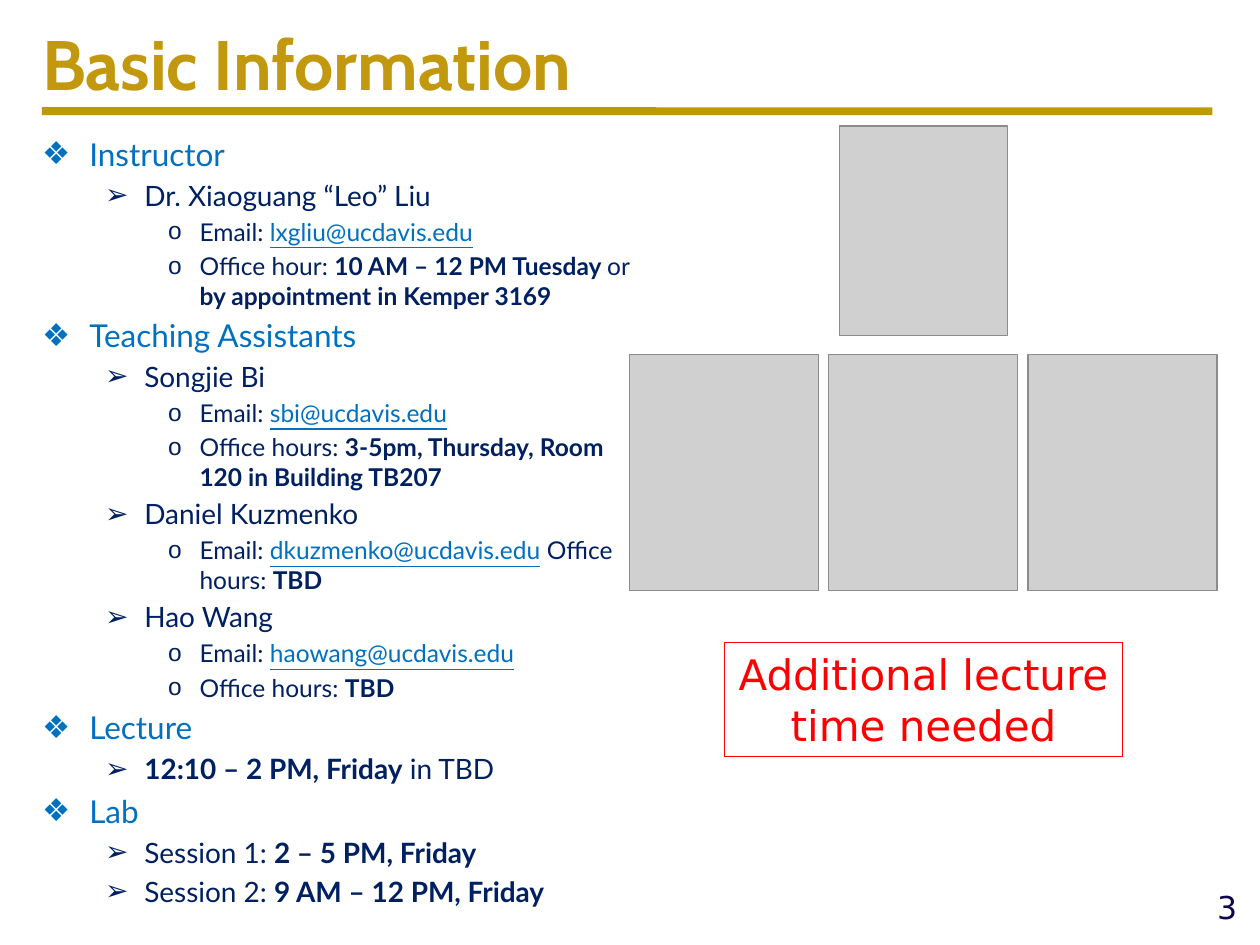
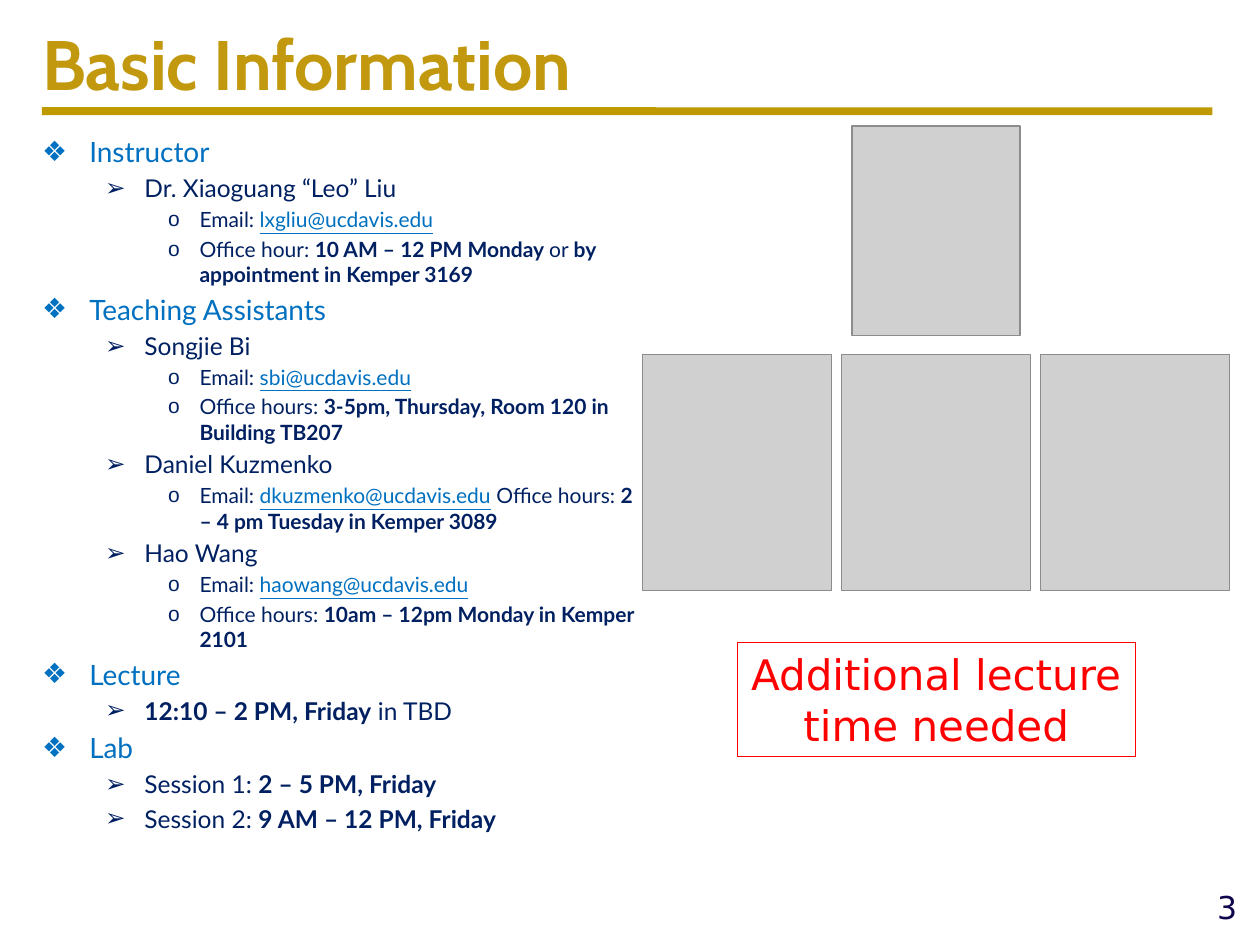
Before and after one commit to ucdart/UCD-EEC134, a slide deck: slide 3 of lectures/lec0/Lec0-CourseMechanisms.pptx. Drawn at 1260x945 pixels with LibreOffice and Linux fonts; fonts in the diff are those of the drawing; grey boxes stand for pictures; background and template pictures are left out. Boxes give left, top, right and bottom in pixels: in the first picture for what was removed or moved away, otherwise in the second. Text is boxed around its words. In the diff, an @@ line names an element or a change of style, - is before the commit and + after.

Commit message:
update office hours

```diff
--- a/lectures/lec0/Lec0-CourseMechanisms.pptx
+++ b/lectures/lec0/Lec0-CourseMechanisms.pptx
@@ text at bbox=[89, 142, 609, 832]: size 18 to 16 pt in "Instructor", "Teaching Assistants", "Lecture", "Lab"; size 16 to 14 pt in "Dr. Xiaoguang “Leo” Liu", "Songjie Bi", "Daniel Kuzmenko", "Hao Wang" and 3 more places; size 14 to 12 pt in "Email: lxgliu@ucdavis.edu", "Email: sbi@ucdavis.edu", "Office hours: 3-5pm, Thursday, Room 120 in ...", "Email: haowang@ucdavis.edu" @@
@@ text at bbox=[200, 241, 597, 286]: text changed; size 14 to 12 pt @@
-    o Office hour: 10 AM – 12 PM Tuesday or by appointment in Kemper 3169
+    o Office hour: 10 AM – 12 PM Monday or by appointment in Kemper 3169
@@ text at bbox=[200, 487, 633, 533]: text changed; size 14 to 12 pt @@
-    o Email: dkuzmenko@ucdavis.edu Office hours: TBD
+    o Email: dkuzmenko@ucdavis.edu Office hours: 2 – 4 pm Tuesday in Kemper 3089
@@ text at bbox=[200, 606, 634, 647]: text changed; size 14 to 12 pt; bold on @@
-    o Office hours: TBD
+    o Office hours: 10am – 12pm Monday in Kemper 2101
@@ 4 pictures, 1 rectangle: place and size @@
-4 pictures, 1 rectangle at bbox=[630, 126, 1217, 757]
+4 pictures, 1 rectangle at bbox=[643, 126, 1230, 757]
```
